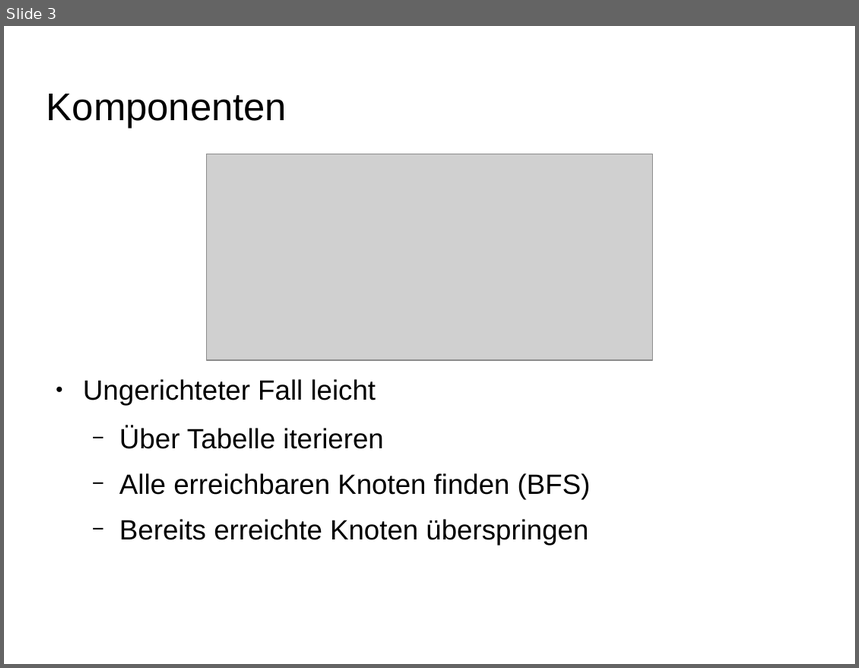
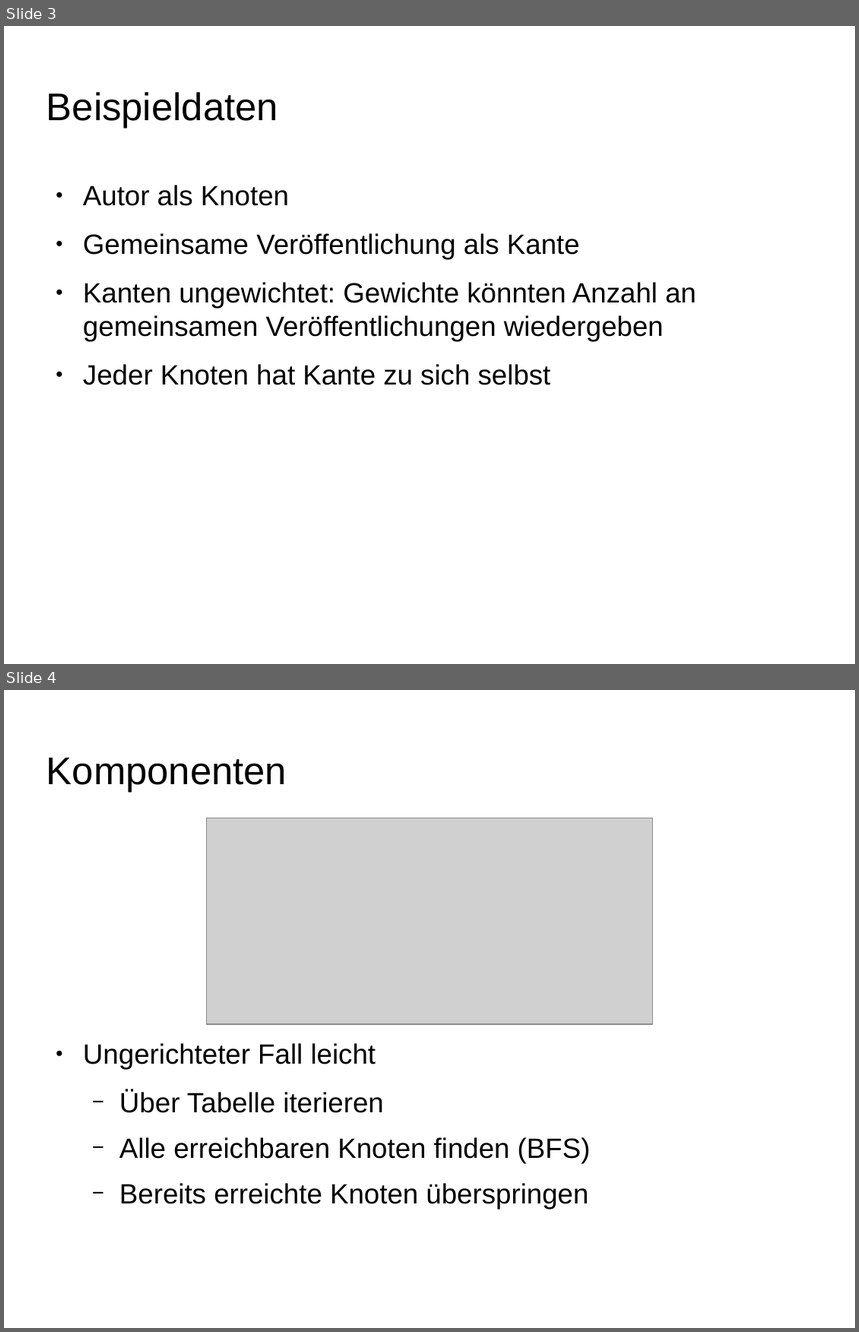
Before and after one commit to ScaDS/dblp-graphulo, a slide deck: doc/testat2.odp. Shown one above the other, each under a label of ours: slide 3 before the commit, slides 3 and 4 after it. The pictures are 859x668 and 859x1332 pixels, drawn with LibreOffice and Linux fonts; fonts in the diff are those of the drawing; grey boxes stand for pictures; background and template pictures are left out. Boxes give left, top, right and bottom in pixels: in the first picture for what was removed or moved away, otherwise in the second. Text is boxed around its words. In the diff, an @@ line names an element or a change of style, - is before the commit and + after.

```diff
--- a/doc/testat2.odp
+++ b/doc/testat2.odp
@@ slide 3 added at <box>4,26,855,664</box>, background picture (left out) @@
@@ title added at <box>47,92,278,128</box>, 36 pt, text #000000 @@
+Beispieldaten
@@ text added at <box>83,185,696,385</box>, 26 pt, text #000000 @@
+● Autor als Knoten
+● Gemeinsame Veröffentlichung als Kante
+● Kanten ungewichtet: Gewichte könnten Anzahl an gemeinsamen Veröffentlichungen wiedergeben
+● Jeder Knoten hat Kante zu sich selbst
@@ what was slide 3 is now slide 4 @@
```
Also in this commit, not shown: 5 slides changed, 6 other slides added, 1 slide removed, 6 other files.
